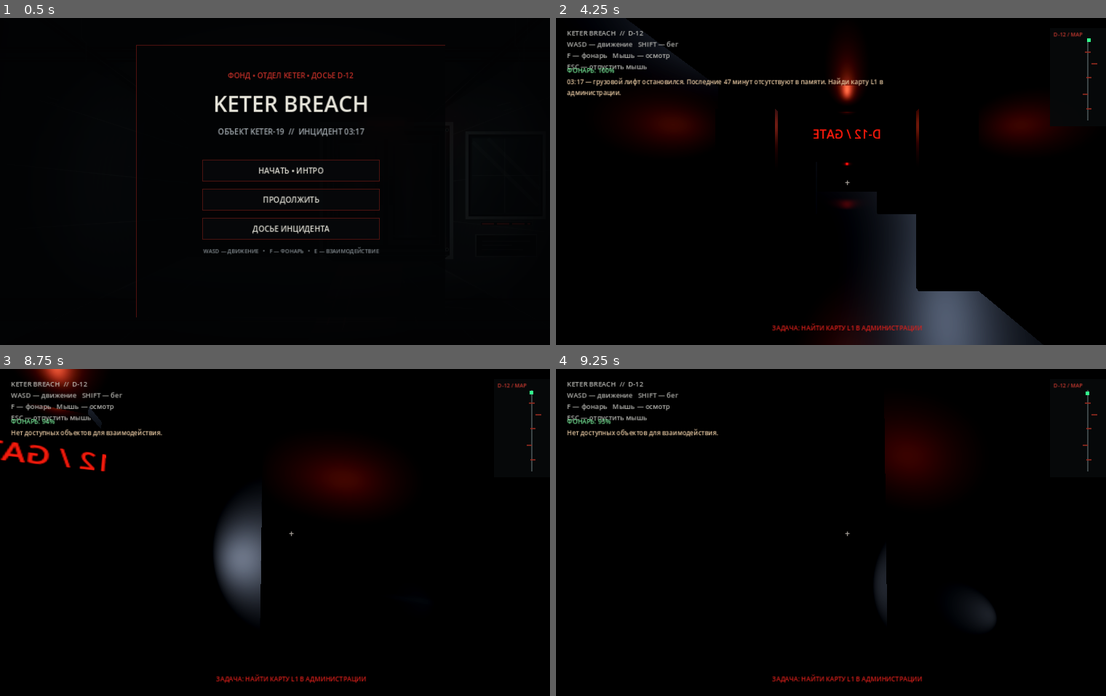
Above: before the commit, frames 1-4 (two rows, left to right).
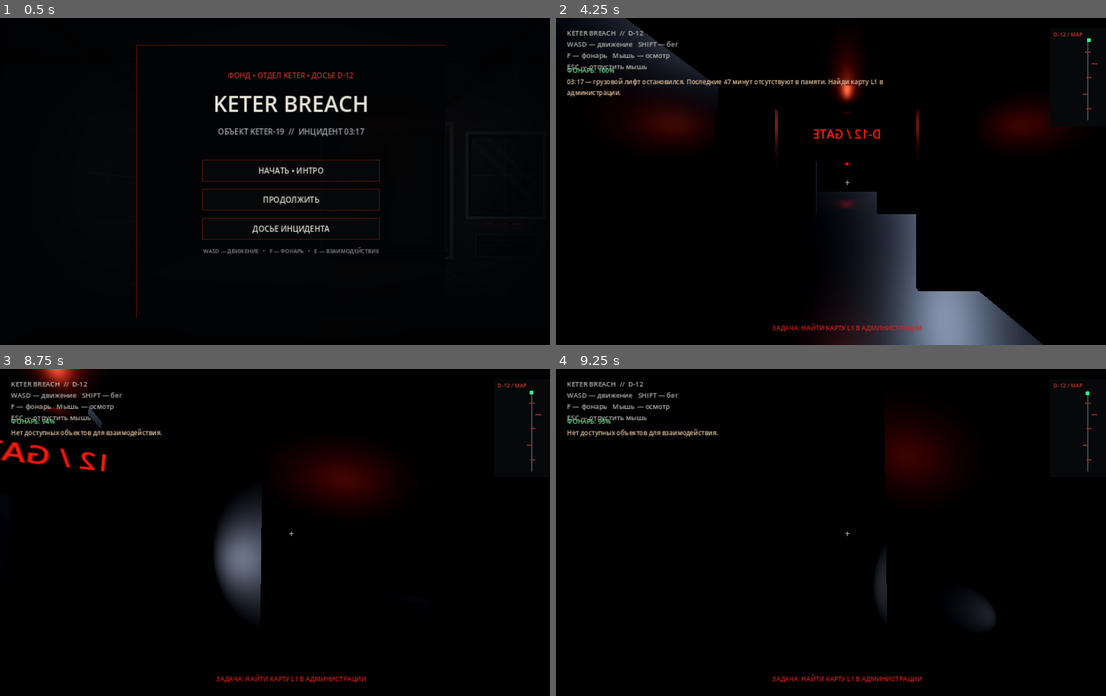
Above: after the commit, the same moments.

Repository: Keter-Breach/keter-breach.ru
Game: Godot game, scene res://scenes/main.tscn
The game is run twice, just before and just after one commit, with the same random seed, the same clock (stepped at 60 frames per second) and the same inputs.
Inputs (mouse positions are in pixels of both pictures, inside the frame that each line leads up to):
- Up to frame 1 (0.5 s): no input
- Up to frame 2 (4.25 s): click "НАЧАТЬ • ИНТРО" at 0.5 s; click "ДАЛЕЕ →" at 1.25 s; click "ПРОПУСТИТЬ ИНТРО" at 2 s; tap Enter at 2.75 s; move the mouse to (974, 165) at 2.77 s; hold D (move_right) 2.78-3.53 s; hold Shift (sprint) 2.78-3.53 s; click (974, 165) at 2.92 s; tap Space at 3.02, 3.77 s; move the mouse to (732, 197) at 3.52 s; hold S (move_back) from 3.53 s (still down); tap F (toggle_flashlight) at 3.6 s
- Up to frame 3 (8.75 s): move the mouse to (308, 525) at 4.27 s; release S (move_back) at 4.28 s; hold W (move_forward) 4.28-8.03 s; tap Enter at 4.35, 6.5, 7.35, 8 s; move the mouse to (286, 539) at 5.02 s; tap E at 5.1, 8.1 s; tap Space at 5.27, 5.75, 6.02, 6.77, 7.25, 8.27 s; move the mouse to (335, 535) at 5.77 s; hold Shift (sprint) 5.78-6.53 s; move the mouse to (247, 529) at 6.52 s; tap F (toggle_flashlight) at 6.6 s; move the mouse to (297, 532) at 7.27 s; move the mouse to (269, 525) at 8.02 s; hold D (move_right) from 8.03 s (still down)
- Up to frame 4 (9.25 s): move the mouse to (880, 532) at 8.77 s; release D (move_right) at 8.78 s; hold W (move_forward) from 8.78 s (still down); hold Shift (sprint) from 8.78 s (still down); tap Space at 9.02 s

Frame 1 is identical in both runs. In frame 2, 5.6% of the frame differs, in the area x 12-89%, y 0-100%; in frame 3, less than 0.1%; in frame 4, less than 0.1%.

Commit message:
Improve base visibility and reduce heavy fog

Diff:
--- a/godot-prototype/scripts/main.gd
+++ b/godot-prototype/scripts/main.gd
@@ -349,21 +349,21 @@
 	sky.sky_material = sky_mat
 	env.sky = sky
 	env.ambient_light_source = Environment.AMBIENT_SOURCE_COLOR
-	env.ambient_light_color = Color(0.22, 0.24, 0.28)
-	env.ambient_light_energy = 0.52
+	env.ambient_light_color = Color(0.42, 0.45, 0.49)
+	env.ambient_light_energy = 0.95
 	env.tonemap_mode = Environment.TONE_MAPPER_FILMIC
 	env.fog_enabled = true
 	env.fog_light_color = Color(0.06, 0.045, 0.05)
-	env.fog_density = 0.009
+	env.fog_density = 0.0025
 	env.glow_enabled = true
-	env.glow_intensity = 0.35
-	env.glow_bloom = 0.08
+	env.glow_intensity = 0.22
+	env.glow_bloom = 0.04
 	world.environment = env
 	add_child(world)
 	var light := DirectionalLight3D.new()
 	light.rotation_degrees = Vector3(-35, -25, 0)
 	light.light_color = Color(0.55, 0.61, 0.72)
-	light.light_energy = 0.22
+	light.light_energy = 0.55
 	add_child(light)
 
 func _build_corridor() -> void:
